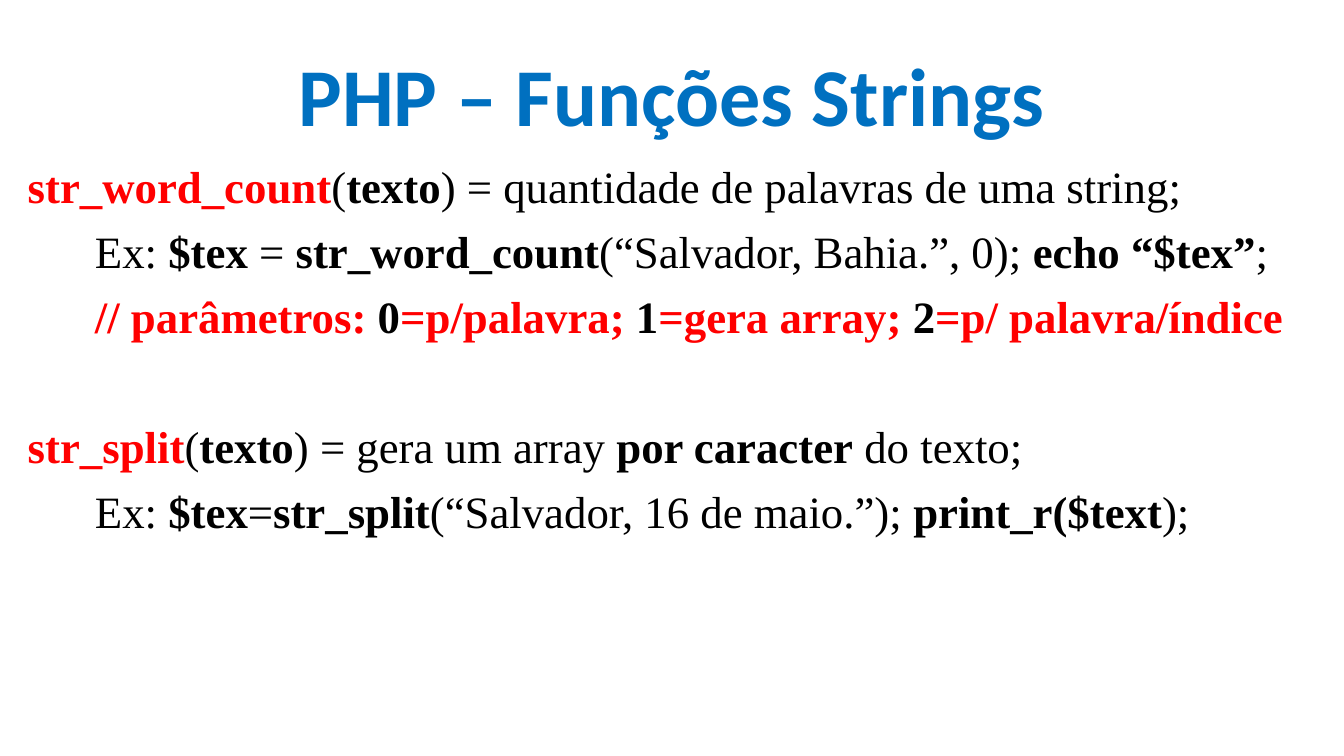
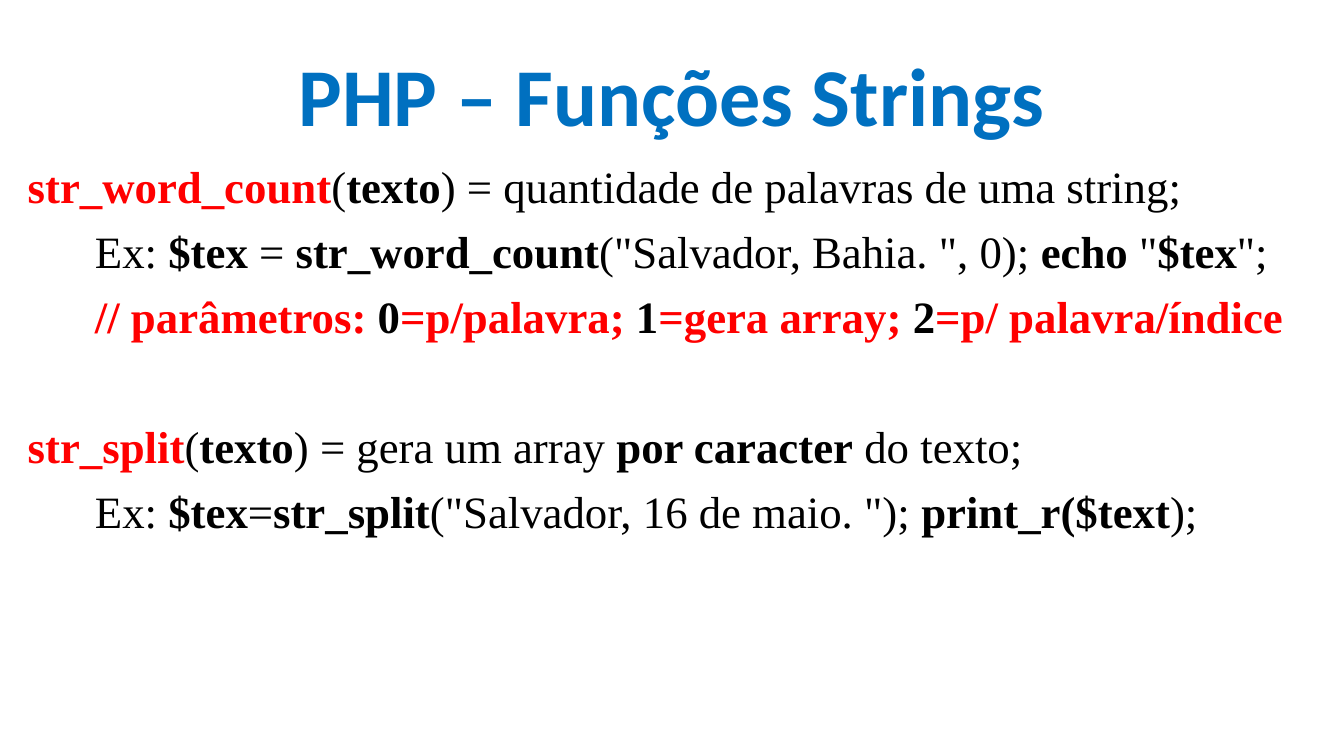
Before and after one commit to CloudEducationBrazil/WydenDesenvolvimentoWebPHP, a slide deck: slide 34 of 01 Classes/Aula 12 e 13 Desenvolvimento Web PHP - PHP.pptx. Drawn at 1344x756 pixels with LibreOffice and Linux fonts; fonts in the diff are those of the drawing; background and template pictures are left out. Boxes give left, top, right and bottom in pixels: in the first picture for what was removed or moved away, otherwise in the second. Text is boxed around its words. In the diff, an @@ line names an element or a change of style, - is before the commit and + after.

```diff
--- a/01 Classes/Aula 12 e 13 Desenvolvimento Web PHP - PHP.pptx
+++ b/01 Classes/Aula 12 e 13 Desenvolvimento Web PHP - PHP.pptx
@@ text at (95,235,1268,278): text changed; bold off @@
-Ex: $tex = str_word_count(“Salvador, Bahia.”, 0); echo “$tex”;
+Ex: $tex = str_word_count("Salvador, Bahia. ", 0); echo "$tex";
@@ text at (95,495,1197,538): text changed @@
-Ex: $tex=str_split(“Salvador, 16 de maio.”); print_r($text);
+Ex: $tex=str_split("Salvador, 16 de maio. "); print_r($text);
```
Also in this commit, not shown: 36 other slides changed, 1 other file.
